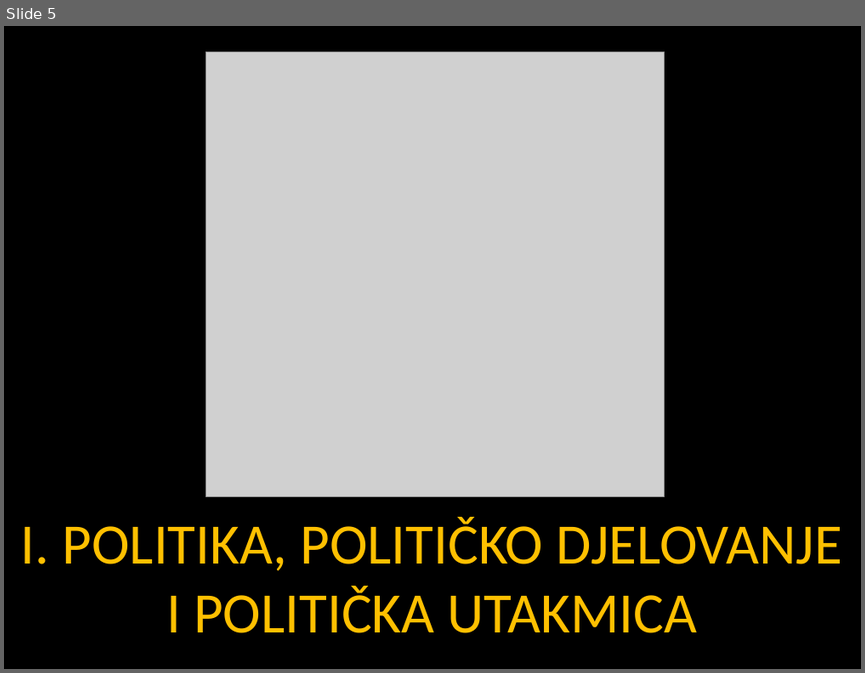
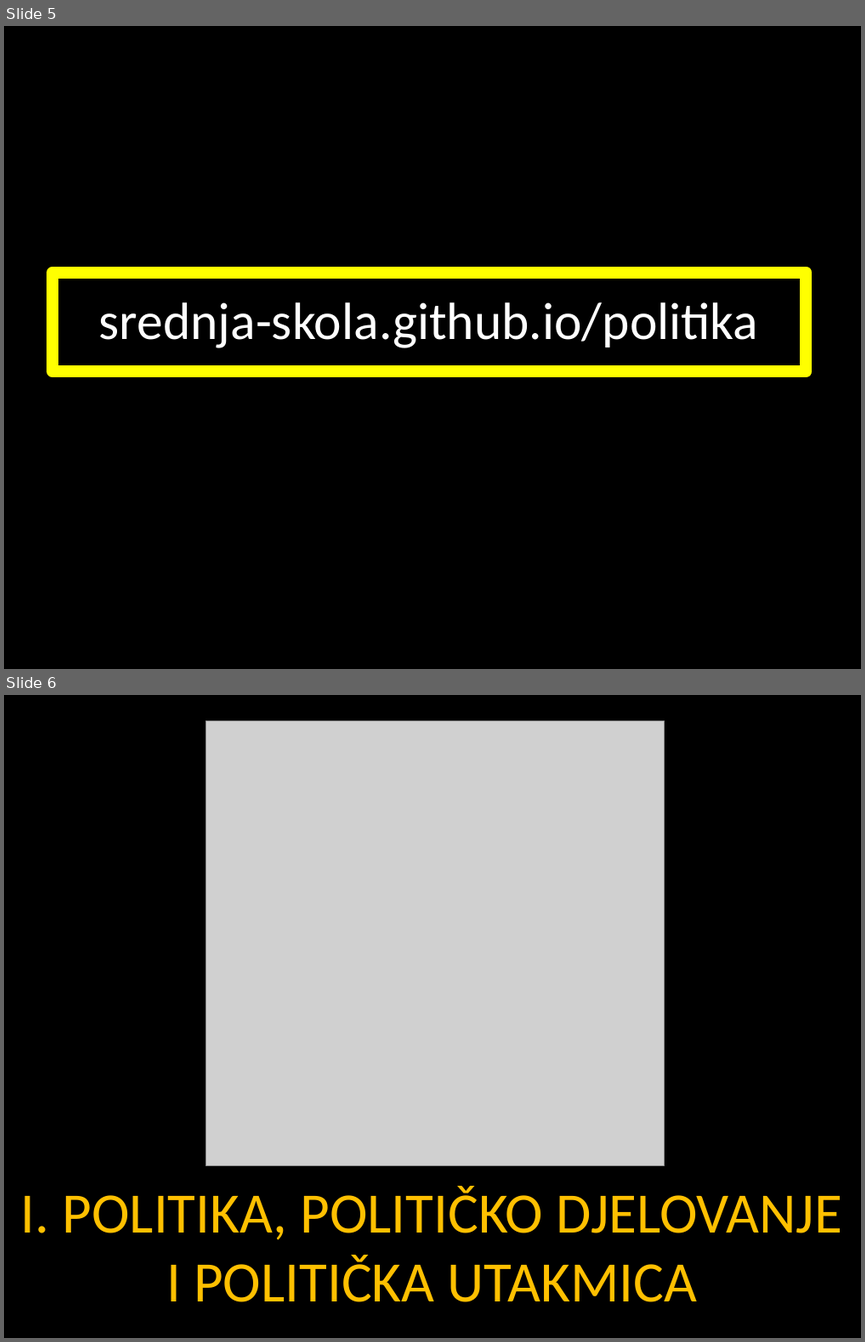
Before and after one commit to cornx/print, a slide deck: data/prezentacije/politika/001_pojam_politike.pptx. Shown one above the other, each under a label of ours: slide 5 before the commit, slides 5 and 6 after it. The pictures are 865x673 and 865x1342 pixels, drawn with LibreOffice and Linux fonts; fonts in the diff are those of the drawing; grey boxes stand for pictures. Boxes give left, top, right and bottom in pixels: in the first picture for what was removed or moved away, otherwise in the second. Text is boxed around its words. In the diff, an @@ line names an element or a change of style, - is before the commit and + after.

Commit message:
politika - uvod - updated

```diff
--- a/data/prezentacije/politika/001_pojam_politike.pptx
+++ b/data/prezentacije/politika/001_pojam_politike.pptx
@@ slide 5 added at <box>4,26,861,669</box>, background #000000 @@
@@ rectangle added at <box>52,272,806,371</box>, outline #FFFF00 10 pt, 44 pt, text #FFFFFF @@
+srednja-skola.github.io/politika
@@ what was slide 5 is now slide 6 @@
```
Also in this commit, not shown: 5 slides changed, 2 other slides added, 1 slide removed.
